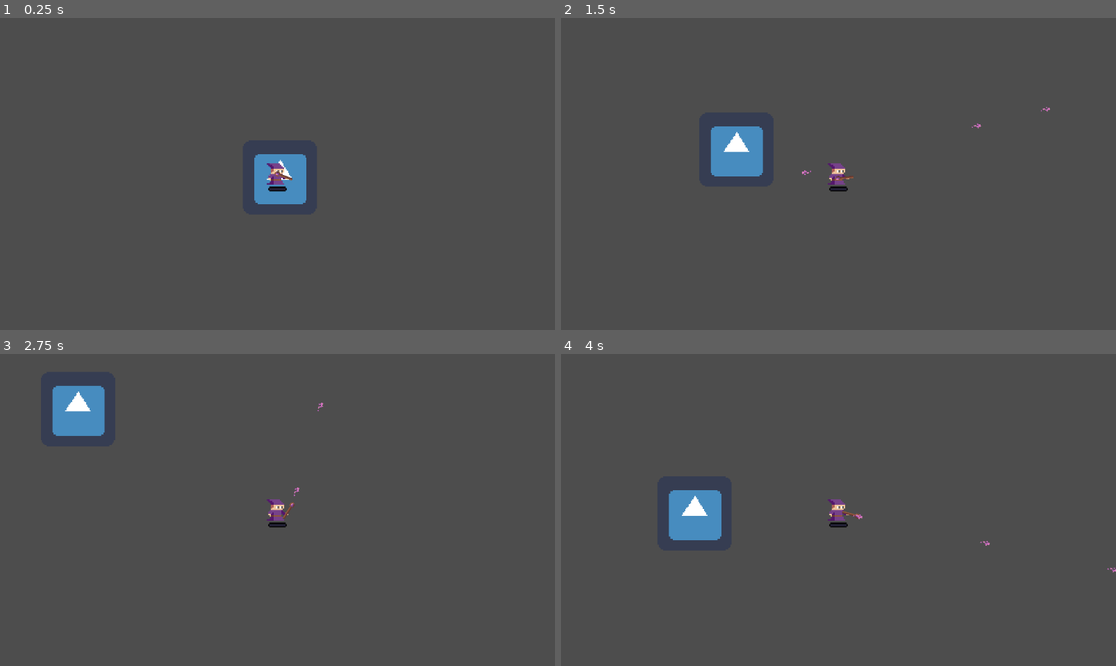
Above: before the commit, frames 1-4 (two rows, left to right).
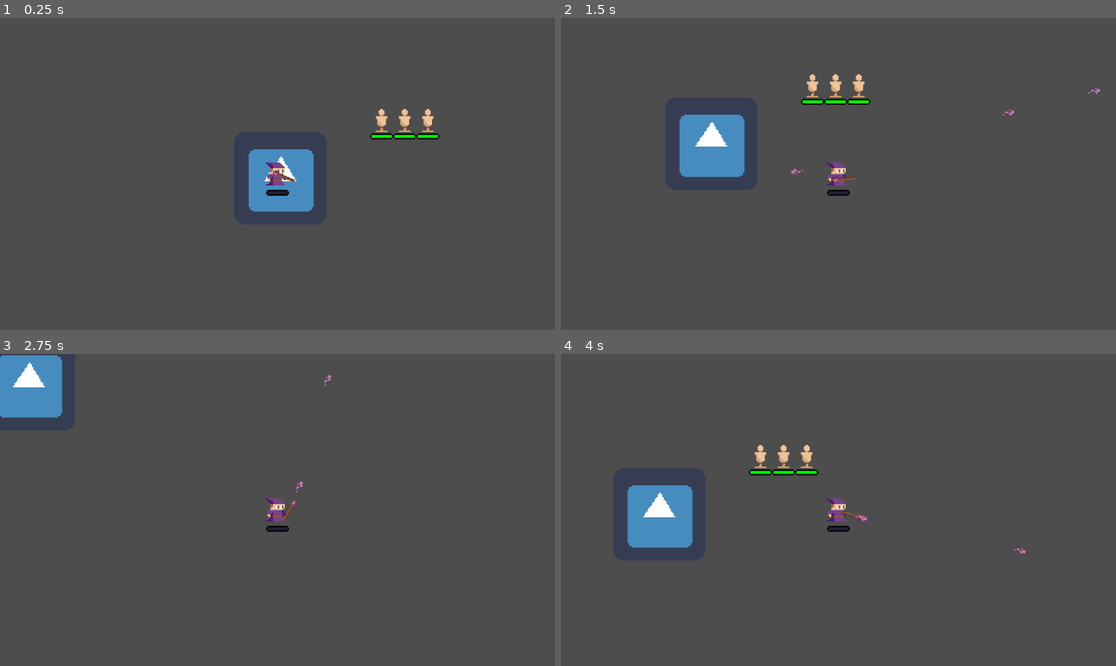
Above: after the commit, the same moments.

Repository: MDJolley/LearningGodot
Game: Godot game, scene res://scenes/World.tscn
Same seed, same stepped clock (60 frames per second), same inputs: the game is played once before the commit and once after it. The engine's default icon, where the game draws it, is replaced by a stand-in: a white triangle on a blue panel in a dark square.
Inputs (mouse positions are in pixels of both pictures, inside the frame that each line leads up to):
- Up to frame 1 (0.25 s): no input
- Up to frame 2 (1.5 s): tap Enter at 0.5 s; move the mouse to (960, 158) at 0.52 s; press the mouse at (960, 158) at 0.53 s; hold D (move_right) 0.53-1.28 s; move the mouse to (727, 189) at 1.27 s; release the mouse at (727, 189) at 1.28 s; hold S (move_down) from 1.28 s (still down); click (727, 189) at 1.35 s
- Up to frame 3 (2.75 s): move the mouse to (333, 441) at 2.02 s; release S (move_down) at 2.03 s; press the mouse at (333, 441) at 2.03 s; hold D (move_right) from 2.03 s (still down)
- Up to frame 4 (4 s): move the mouse to (810, 572) at 2.77 s; release D (move_right) at 2.78 s; release the mouse at (810, 572) at 2.78 s; hold W (move_up) 2.78-3.53 s; click (810, 572) at 2.85 s; move the mouse to (1005, 556) at 3.52 s; press the mouse at (1005, 556) at 3.53 s; hold A (move_left) from 3.53 s (still down)

The runs differ from the first frame. In frame 1, 1.6% of the frame differs, in the area x 44-80%, y 29-63%; in frame 2, 3.0%; in frame 3, 3.7%, in the area x 0-60%, y 0-58%; in frame 4, 3.4%.

Commit message:
Hitbox / Hurtbox Revamp and target dummy
Finally the player has something to shoot!  In this update, I've made hitboxes and hurtboxes their own scene.  This way, I can easily standardize collision layers.  To test the collisions, I added a target dummy for the player to attack.

Diff:
--- a/project.godot
+++ b/project.godot
@@ -67,6 +67,14 @@
 ]
 }
 
+[layer_names]
+
+2d_physics/layer_1="Environment"
+2d_physics/layer_2="Player"
+2d_physics/layer_3="Enemy"
+2d_physics/layer_4="Player Projectile"
+2d_physics/layer_5="Enemy Projectile"
+
 [physics]
 
 2d/default_gravity=0.0
--- /dev/null
+++ b/scenes/Collision Detection/Enemy Hitbox.tscn
@@ -0,0 +1,11 @@
+[gd_scene load_steps=2 format=3 uid="uid://cvqp7cvm0dq72"]
+
+[sub_resource type="CapsuleShape2D" id="CapsuleShape2D_dp6ur"]
+
+[node name="Enemy Hitbox" type="Area2D"]
+collision_layer = 16
+collision_mask = 3
+
+[node name="CollisionShape2D" type="CollisionShape2D" parent="."]
+shape = SubResource("CapsuleShape2D_dp6ur")
+debug_color = Color(0.909804, 0.247059, 0.415686, 0.419608)
--- /dev/null
+++ b/scenes/Collision Detection/Enemy Hurtbox.tscn
@@ -0,0 +1,14 @@
+[gd_scene load_steps=2 format=3 uid="uid://bdqxirvt6ny7c"]
+
+[sub_resource type="CapsuleShape2D" id="CapsuleShape2D_1u0ur"]
+radius = 3.0
+height = 12.0
+
+[node name="Enemy Hurtbox" type="Area2D"]
+collision_layer = 4
+collision_mask = 9
+monitorable = false
+
+[node name="CollisionShape2D" type="CollisionShape2D" parent="."]
+shape = SubResource("CapsuleShape2D_1u0ur")
+debug_color = Color(0.980392, 0, 0.372549, 0.419608)
--- /dev/null
+++ b/scenes/Collision Detection/Player Hitbox.tscn
@@ -0,0 +1,11 @@
+[gd_scene load_steps=2 format=3 uid="uid://cikbicd7aypkn"]
+
+[sub_resource type="CapsuleShape2D" id="CapsuleShape2D_dkqlt"]
+
+[node name="Player Hitbox" type="Area2D"]
+collision_layer = 8
+collision_mask = 5
+
+[node name="CollisionShape2D" type="CollisionShape2D" parent="."]
+shape = SubResource("CapsuleShape2D_dkqlt")
+debug_color = Color(0.278431, 0.615686, 0.427451, 0.419608)
--- /dev/null
+++ b/scenes/Collision Detection/Player Hurtbox.tscn
@@ -0,0 +1,14 @@
+[gd_scene load_steps=2 format=3 uid="uid://qh668lr3d4vd"]
+
+[sub_resource type="CapsuleShape2D" id="CapsuleShape2D_co0k3"]
+radius = 6.0
+height = 14.0
+
+[node name="Player Hurtbox" type="Area2D"]
+collision_layer = 2
+collision_mask = 17
+monitorable = false
+
+[node name="CollisionShape2D" type="CollisionShape2D" parent="."]
+shape = SubResource("CapsuleShape2D_co0k3")
+debug_color = Color(0.286275, 0.619608, 0.337255, 0.419608)
--- a/scenes/Player.tscn
+++ b/scenes/Player.tscn
@@ -3,29 +3,20 @@
 [ext_resource type="Texture2D" uid="uid://bt3moiovs38ie" path="res://assets/Player.png" id="1"]
 [ext_resource type="Script" path="res://scripts/player_controller.gd" id="2"]
 [ext_resource type="PackedScene" uid="uid://dqgp4m3v451bn" path="res://scenes/weapons/Wand.tscn" id="3"]
-[ext_resource type="PackedScene" path="res://scenes/ui/Health Bar.tscn" id="4"]
-
-[sub_resource type="CapsuleShape2D" id="1"]
-radius = 0.0
-height = 0.0
+[ext_resource type="PackedScene" uid="uid://iilwuprd217e" path="res://scenes/ui/Health Bar.tscn" id="4"]
+[ext_resource type="PackedScene" uid="uid://qh668lr3d4vd" path="res://scenes/Collision Detection/Player Hurtbox.tscn" id="5_sc0qp"]
 
 [node name="Player" type="CharacterBody2D"]
 script = ExtResource("2")
 
 [node name="Camera3D" type="Camera2D" parent="."]
-zoom = Vector2(2.409, 2.409)
+zoom = Vector2(3, 3)
 
 [node name="Sprite2D" type="Sprite2D" parent="."]
-scale = Vector2(1.125, 1.125)
 texture = ExtResource("1")
 
-[node name="CollisionShape2D" type="CollisionShape2D" parent="."]
-visible = false
-position = Vector2(-1, 3)
-shape = SubResource("1")
-
 [node name="Wand" parent="." instance=ExtResource("3")]
-position = Vector2(8, 3)
+position = Vector2(7, 3)
 
 [node name="HealthBar" parent="." instance=ExtResource("4")]
 layout_mode = 3
@@ -38,4 +29,11 @@
 
 [node name="RegenDelay" type="Timer" parent="."]
 
+[node name="Player Hurtbox" parent="." instance=ExtResource("5_sc0qp")]
+
+[node name="CollisionShape2D" parent="Player Hurtbox" index="0"]
+position = Vector2(-1, 2)
+
 [connection signal="timeout" from="RegenDelay" to="." method="_on_RegenDelay_timeout"]
+
+[editable path="Player Hurtbox"]
--- a/scenes/Projectile.tscn
+++ b/scenes/Projectile.tscn
@@ -2,16 +2,21 @@
 
 [ext_resource type="Script" path="res://scripts/projectile.gd" id="1_k5h3t"]
 [ext_resource type="Texture2D" uid="uid://88vrr0mlum01" path="res://assets/Basic_Projectile.png" id="2_nyigw"]
-
-[sub_resource type="RectangleShape2D" id="RectangleShape2D_12qsu"]
-size = Vector2(7, 2)
+[ext_resource type="PackedScene" uid="uid://cikbicd7aypkn" path="res://scenes/Collision Detection/Player Hitbox.tscn" id="3_hdy58"]
 
 [node name="Projectile" type="Area2D"]
 script = ExtResource("1_k5h3t")
 
-[node name="CollisionShape2D" type="CollisionShape2D" parent="."]
-position = Vector2(0.5, 0)
-shape = SubResource("RectangleShape2D_12qsu")
-
 [node name="Sprite2D" type="Sprite2D" parent="."]
 texture = ExtResource("2_nyigw")
+
+[node name="Player Hitbox" parent="." instance=ExtResource("3_hdy58")]
+
+[node name="CollisionShape2D" parent="Player Hitbox" index="0"]
+position = Vector2(1, 0)
+rotation = 1.5708
+
+[connection signal="area_entered" from="Player Hitbox" to="." method="_on_player_hitbox_area_entered"]
+[connection signal="area_shape_entered" from="Player Hitbox" to="." method="_on_player_hitbox_area_shape_entered"]
+
+[editable path="Player Hitbox"]
--- /dev/null
+++ b/scenes/Target_Dummy.tscn
@@ -0,0 +1,29 @@
+[gd_scene load_steps=5 format=3 uid="uid://bsllfemafk1jd"]
+
+[ext_resource type="Script" path="res://scripts/Target_Dummy.gd" id="1_4p2k1"]
+[ext_resource type="Texture2D" uid="uid://bh5i4pptvqfmq" path="res://assets/Target_Dummy.png" id="2_f6sq4"]
+[ext_resource type="PackedScene" uid="uid://bdqxirvt6ny7c" path="res://scenes/Collision Detection/Enemy Hurtbox.tscn" id="3_0rw4d"]
+[ext_resource type="PackedScene" uid="uid://iilwuprd217e" path="res://scenes/ui/Health Bar.tscn" id="4_bsnnb"]
+
+[node name="Target_Dummy" type="Area2D"]
+script = ExtResource("1_4p2k1")
+
+[node name="TargetDummy" type="Sprite2D" parent="."]
+texture = ExtResource("2_f6sq4")
+
+[node name="Enemy Hurtbox" parent="." instance=ExtResource("3_0rw4d")]
+
+[node name="CollisionShape2D" parent="Enemy Hurtbox" index="0"]
+position = Vector2(0, 2)
+
+[node name="HealthBar" parent="." instance=ExtResource("4_bsnnb")]
+offset_left = -8.0
+offset_top = 9.0
+offset_right = -8.0
+offset_bottom = 9.0
+grow_horizontal = 2
+grow_vertical = 2
+
+[connection signal="area_entered" from="Enemy Hurtbox" to="." method="_on_enemy_hurtbox_area_entered"]
+
+[editable path="Enemy Hurtbox"]
--- a/scenes/World.tscn
+++ b/scenes/World.tscn
@@ -1,7 +1,8 @@
-[gd_scene load_steps=3 format=3 uid="uid://dmxk55uleitr5"]
+[gd_scene load_steps=4 format=3 uid="uid://dmxk55uleitr5"]
 
 [ext_resource type="Texture2D" uid="uid://v1ky60wt5ef3" path="res://icon.png" id="1"]
 [ext_resource type="PackedScene" uid="uid://bs0apmeqf1cx4" path="res://scenes/Player.tscn" id="2"]
+[ext_resource type="PackedScene" uid="uid://bsllfemafk1jd" path="res://scenes/Target_Dummy.tscn" id="3_xd7sp"]
 
 [node name="World" type="Node2D"]
 texture_filter = 1
@@ -12,3 +13,12 @@
 
 [node name="Player" parent="." instance=ExtResource("2")]
 position = Vector2(125, 76)
+
+[node name="Target_Dummy" parent="." instance=ExtResource("3_xd7sp")]
+position = Vector2(197, 39)
+
+[node name="Target_Dummy2" parent="." instance=ExtResource("3_xd7sp")]
+position = Vector2(229, 39)
+
+[node name="Target_Dummy3" parent="." instance=ExtResource("3_xd7sp")]
+position = Vector2(213, 39)
--- a/scenes/ui/Health Bar.tscn
+++ b/scenes/ui/Health Bar.tscn
@@ -1,4 +1,4 @@
-[gd_scene load_steps=5 format=3]
+[gd_scene load_steps=5 format=3 uid="uid://iilwuprd217e"]
 
 [ext_resource type="Texture2D" uid="uid://cd5w3ejacnwr0" path="res://assets/HP_Over.png" id="1"]
 [ext_resource type="Texture2D" uid="uid://di5i8cxk201ii" path="res://assets/HP_Under.png" id="2"]
@@ -6,14 +6,19 @@
 [ext_resource type="Script" path="res://scripts/health_bar.gd" id="4"]
 
 [node name="HealthBar" type="Control"]
+layout_mode = 3
+anchors_preset = 15
 anchor_right = 1.0
 anchor_bottom = 1.0
-script = ExtResource( 4 )
+script = ExtResource("4")
 
 [node name="TextureProgressBar" type="TextureProgressBar" parent="."]
+layout_mode = 0
 offset_right = 16.0
 offset_bottom = 4.0
-texture_under = ExtResource( 2 )
-texture_over = ExtResource( 1 )
-texture_progress = ExtResource( 3 )
-texture_progress_offset = Vector2( 1, 1 )
+value = 100.0
+texture_under = ExtResource("2")
+texture_over = ExtResource("1")
+texture_progress = ExtResource("3")
+texture_progress_offset = Vector2(1, 1)
+tint_progress = Color(0, 1, 0, 1)
--- /dev/null
+++ b/scripts/Target_Dummy.gd
@@ -0,0 +1,32 @@
+extends Area2D
+
+@onready var health_bar = $HealthBar
+
+var currentHealth
+var maxHealth
+
+# Called when the node enters the scene tree for the first time.
+func _ready():
+	maxHealth = 1000
+	currentHealth = maxHealth
+	health_bar.update_max_health(maxHealth)
+	health_bar.update_health(currentHealth)
+
+# Called every frame. 'delta' is the elapsed time since the previous frame.
+func _process(delta):
+	pass
+
+func _on_enemy_hurtbox_area_entered(projectile):
+	take_damage(projectile)
+
+func modifyHP(amount):
+	print("Dummy took ", amount, " damage.")
+	currentHealth += amount
+	print("Current HP = ", currentHealth)
+	if(currentHealth > maxHealth) : currentHealth = maxHealth
+	if currentHealth <= 0 : queue_free()
+	health_bar.update_health(currentHealth)
+
+func take_damage(projectile):
+	modifyHP(-projectile.get_parent().damage)
+	projectile.get_parent().hit_enemy()
--- a/scripts/Wand.gd
+++ b/scripts/Wand.gd
@@ -9,6 +9,8 @@
 var spread : float #Degrees / Rads between multishot projectiles
 var speed #Projectile speed
 var lifetime : float #Time in seconds before bullet queue_free()
+var damage : int #Base damage of each projectile
+var pierce : int #Number of enemies this projectile can penetrate
 
 func _ready():
 	pull_stats_from_player()
@@ -39,6 +41,8 @@
 	projectile.position = $Projectile_Origin.global_position
 	projectile.rotation = rotation
 	projectile.speed = speed
+	projectile.damage = damage
+	projectile.pierce = pierce
 
 func pull_stats_from_player():
 	var player = get_parent()
@@ -46,3 +50,5 @@
 	speed = 400
 	spread = 0.0
 	multishot = 1
+	damage = 20
+	pierce = 2
--- a/scripts/projectile.gd
+++ b/scripts/projectile.gd
@@ -3,6 +3,8 @@
 const direction = Vector2.RIGHT
 var lifetime : float = .5
 var speed
+var damage
+var pierce
 
 func _ready():
 	await get_tree().create_timer(lifetime).timeout
@@ -13,3 +15,16 @@
 
 func _physics_process(delta):
 	translate(direction.rotated(rotation) * speed * delta)
+
+func _on_player_hitbox_area_entered(enemy):
+	print("hitting Enemy")
+	pierce -= 1
+	if pierce < 0 : queue_free()
+
+
+func hit_enemy():
+	print("hitting Enemy")
+	pierce -= 1
+	if pierce < 0 :
+		await get_tree().create_timer(.03).timeout
+		queue_free()
Binary file added: assets/Target_Dummy.aseprite
Binary file added: assets/Target_Dummy.png
Not shown, added: assets/Target_Dummy.png.import
